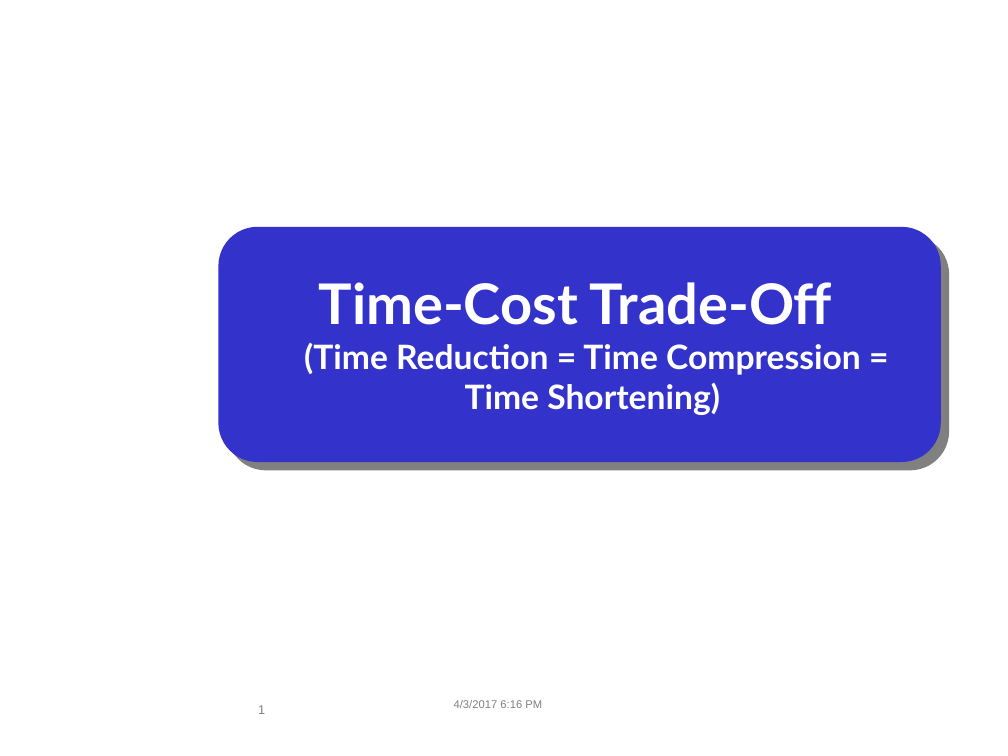
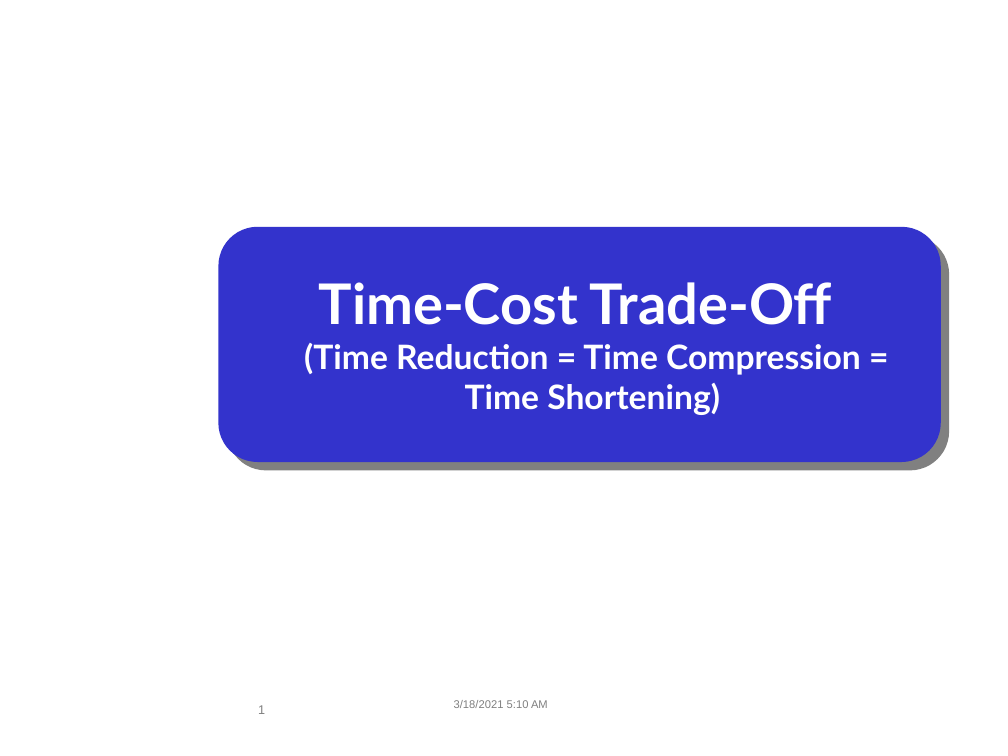
Before and after one commit to amran0917/8th-Semster, a slide deck: slide 1 of Project management/8-Time-Cost Trade-Offs.pptx. Drawn at 1008x756 pixels with LibreOffice and Linux fonts; fonts in the diff are those of the drawing. Boxes give left, top, right and bottom in pixels: in the first picture for what was removed or moved away, otherwise in the second. Text is boxed around its words. In the diff, an @@ line names an element or a change of style, - is before the commit and + after.

```diff
--- a/Project management/8-Time-Cost Trade-Offs.pptx
+++ b/Project management/8-Time-Cost Trade-Offs.pptx
@@ text at bbox=[454, 700, 548, 708]: text changed @@
-4/3/2017 6:16 PM
+3/18/2021 5:10 AM
```
Also in this commit, not shown: 22 other slides changed, 50 other files.
